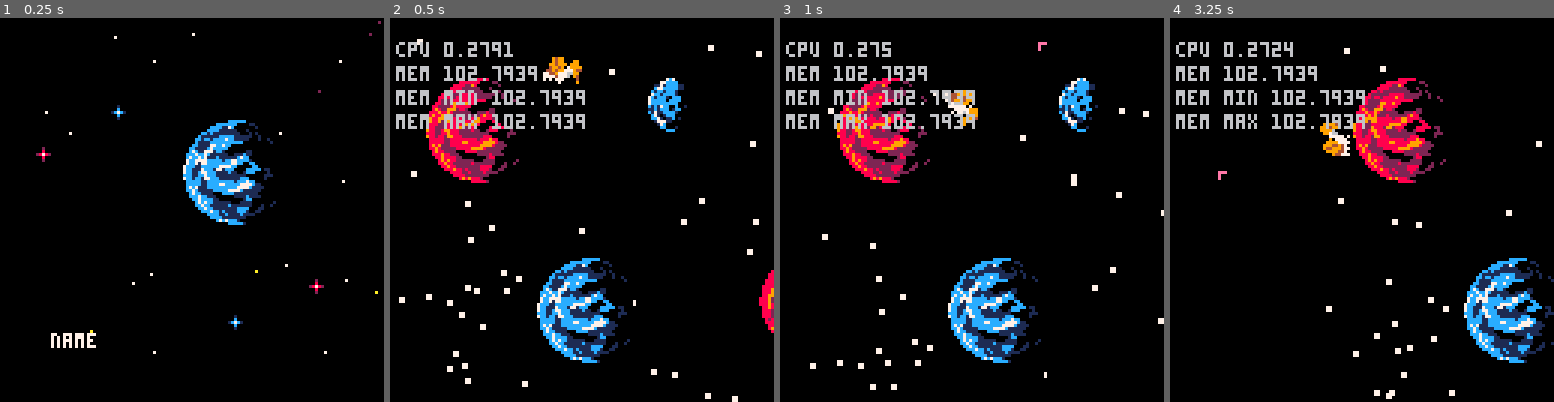
Above: before the commit, frames 1-4 (left to right).
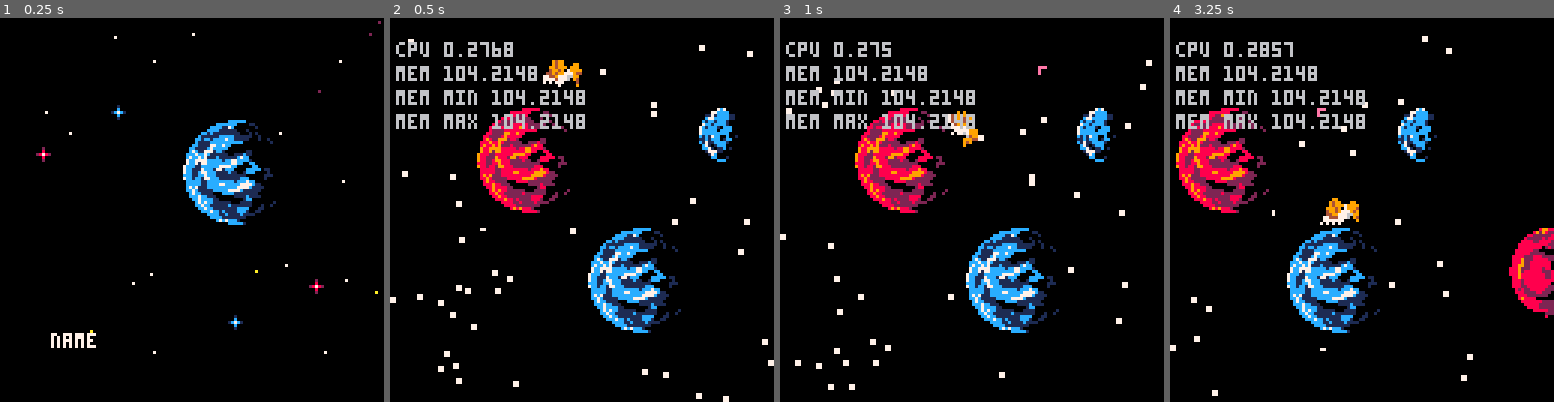
Above: after the commit, the same moments.

Repository: woofers/discord-jam-2
Game: PICO-8 cartridge discord-jam-2.p8
The game is run twice, just before and just after one commit, with the same random seed, the same clock (stepped at 60 frames per second) and the same inputs.
Inputs:
- Up to frame 1 (0.25 s): no input
- Up to frame 2 (0.5 s): tap X (X key) at 0.33 s
- Up to frame 3 (1 s): tap O (Z key) at 0.7 s
- Up to frame 4 (3.25 s): tap X (X key) at 1.07, 1.85, 2.97 s; hold Right 1.6-2.1 s; tap O (Z key) every 0.4 s from 1.7 to 2.9 s; hold Up 2.15-2.42 s; hold Right 2.47-3.03 s; hold Left from 3.08 s (still down)

Frame 1 is identical in both runs. In frame 2, 17% of the frame differs, in the area x 0-100%, y 5-100%; in frame 3, 14%; in frame 4, 19%, in the area x 0-100%, y 4-100%.

Commit message:
Spawn different size planets using different spacing

Diff:
--- a/discord-jam-2.p8
+++ b/discord-jam-2.p8
@@ -359,12 +359,7 @@
 function planet:init(i)
    local next_planet = 37
    local planet_offset = 10
-   if not (mod(i, 2) == 0) then
-      self.y = 20
-   else
-      self.y = 80
-   end
-   self.x = planet_offset + next_planet * (i - 1)
+   self.x, self.y = self:spawn_location(i)
    self.color = (random(0, 2) == 1)
    self.alt = random(1, 3)
    self.size = planet_size()
@@ -377,6 +372,33 @@
       return 1.75
    end
    return 1.15
+end
+
+function planet:spawn_location(i)
+   if self.size == 'large' then
+      local y
+      if not (mod(i, 2) == 0) then
+         y = 20
+      else
+         y = 80
+      end
+      return 10 + 37 * (i - 1), y
+   elseif self.size == 'normal' then
+      local y
+      if not (mod(i, 2) == 0) then
+         y = 20
+      else
+         y = 80
+      end
+      return 20 + 37 * (i - 1), y
+   end
+   local y
+   if not (mod(i, 2) == 0) then
+      y = 30
+   else
+      y = 70
+   end
+   return 30 + 37 * (i - 1), y
 end
 
 function planet:offset()
